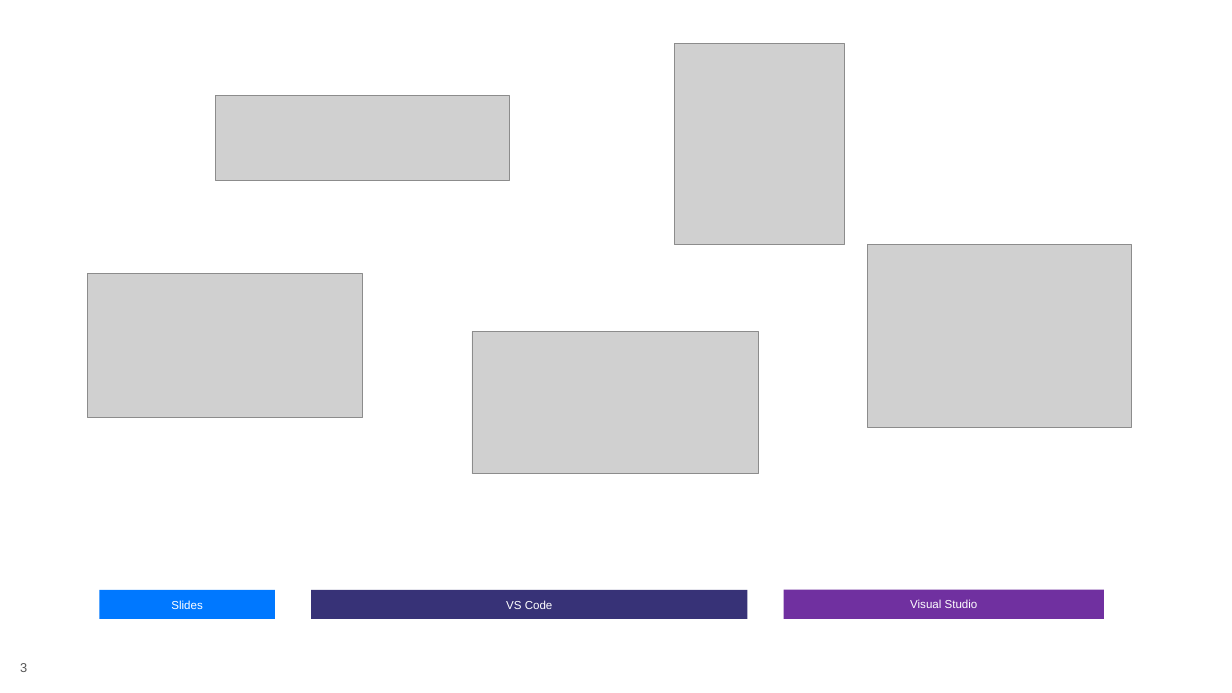
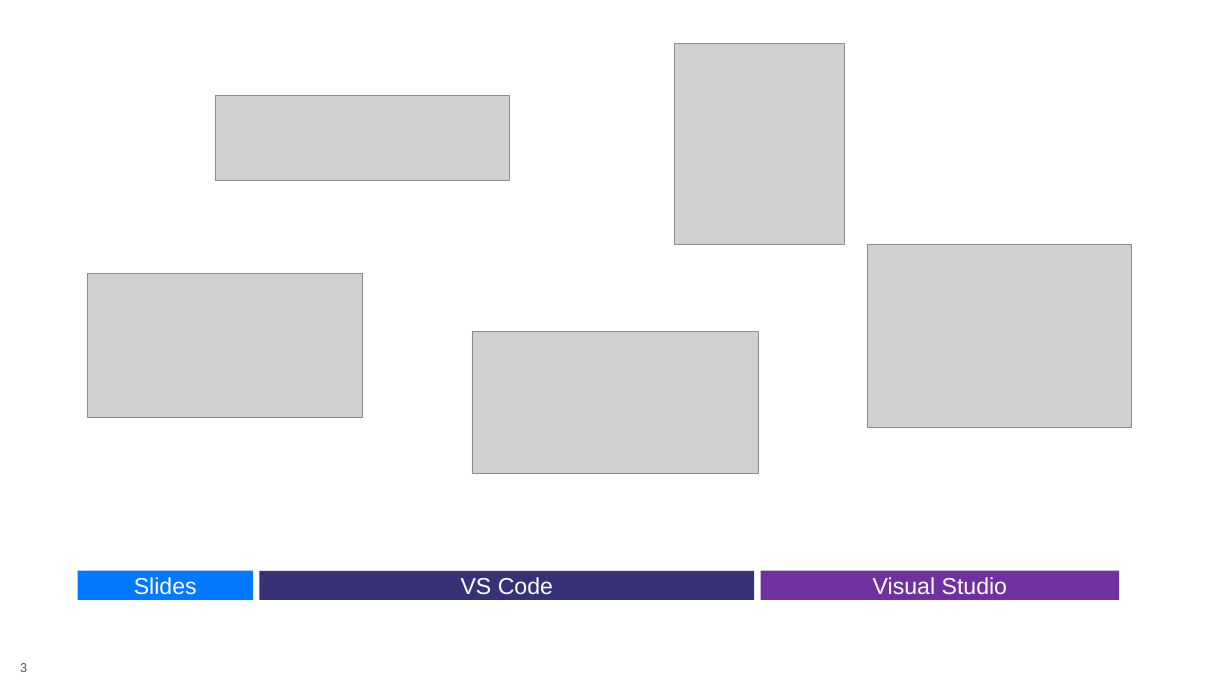
Before and after one commit to rasmuskl/react-webpack-typescript, a slide deck: slide 3 of 20170331-microsoft-60min/_notes/Presentation.pptx. Drawn at 1232x693 pixels with LibreOffice and Linux fonts; fonts in the diff are those of the drawing; grey boxes stand for pictures; background and template pictures are left out. Boxes give left, top, right and bottom in pixels: in the first picture for what was removed or moved away, otherwise in the second. Text is boxed around its words. In the diff, an @@ line names an element or a change of style, - is before the commit and + after.

```diff
--- a/20170331-microsoft-60min/_notes/Presentation.pptx
+++ b/20170331-microsoft-60min/_notes/Presentation.pptx
@@ rectangle "Slides": place and size @@
-rectangle "Slides" at <box>100,590,275,618</box>
+rectangle "Slides" at <box>78,571,253,600</box>
@@ size 9 to 18 pt in 3 elements at <box>78,571,253,600</box>, <box>761,571,1119,600</box>, <box>260,571,754,600</box> @@
@@ rectangle "VS Code": place and size @@
-rectangle "VS Code" at <box>311,590,748,618</box>
+rectangle "VS Code" at <box>260,571,754,600</box>
@@ rectangle "Visual Studio": place and size @@
-rectangle "Visual Studio" at <box>784,590,1104,618</box>
+rectangle "Visual Studio" at <box>761,571,1119,600</box>
```
Also in this commit, not shown: 4 other slides changed, 1 slide added, 2 other files.
